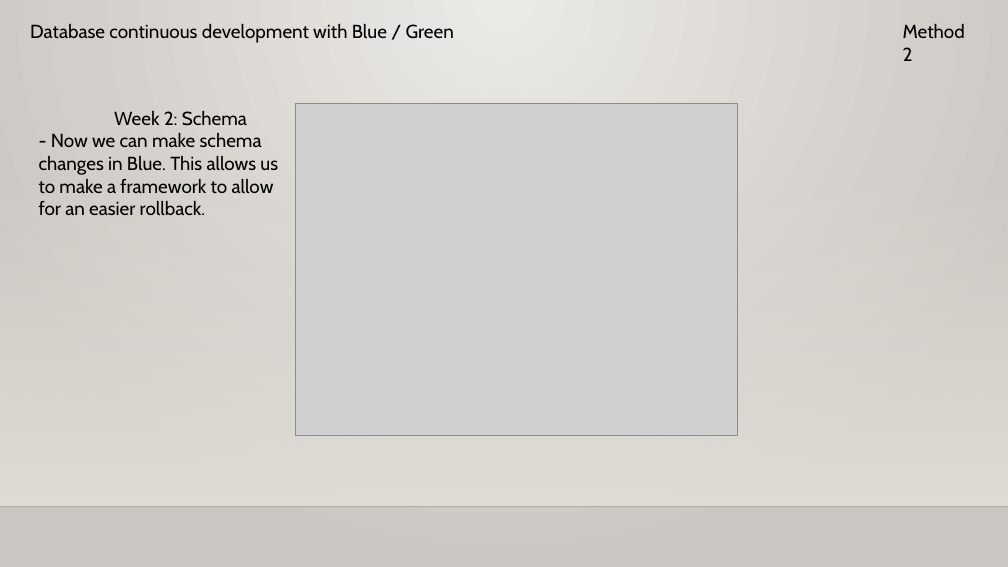
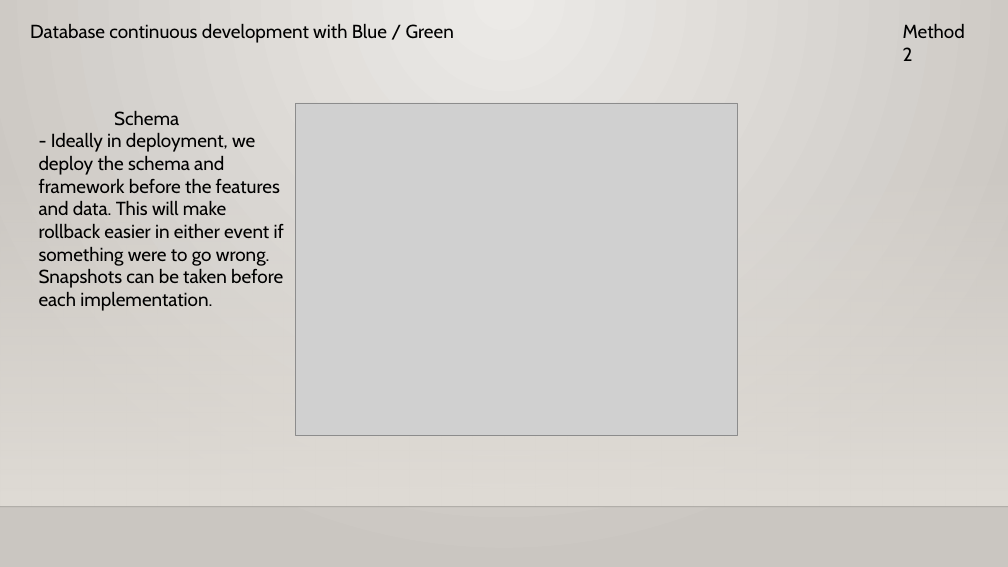
Before and after one commit to Jonathanshaulis/HA-Development, a slide deck: slide 11 of continuous delivery with oltp.pptx. Drawn at 1008x567 pixels with LibreOffice and Linux fonts; fonts in the diff are those of the drawing; grey boxes stand for pictures; background and template pictures are left out. Boxes give left, top, right and bottom in pixels: in the first picture for what was removed or moved away, otherwise in the second. Text is boxed around its words. In the diff, an @@ line names an element or a change of style, - is before the commit and + after.

```diff
--- a/continuous delivery with oltp.pptx
+++ b/continuous delivery with oltp.pptx
@@ text at (39, 111, 284, 311): text changed @@
-  Week 2: Schema
-- Now we can make schema changes in Blue. This allows us to make a framework to allow for an easier rollback.
+  Schema
+- Ideally in deployment, we deploy the schema and framework before the features and data. This will make rollback easier in either event if something were to go wrong. Snapshots can be taken before each implementation.
```
Also in this commit, not shown: 4 other slides changed, 1 other file.
